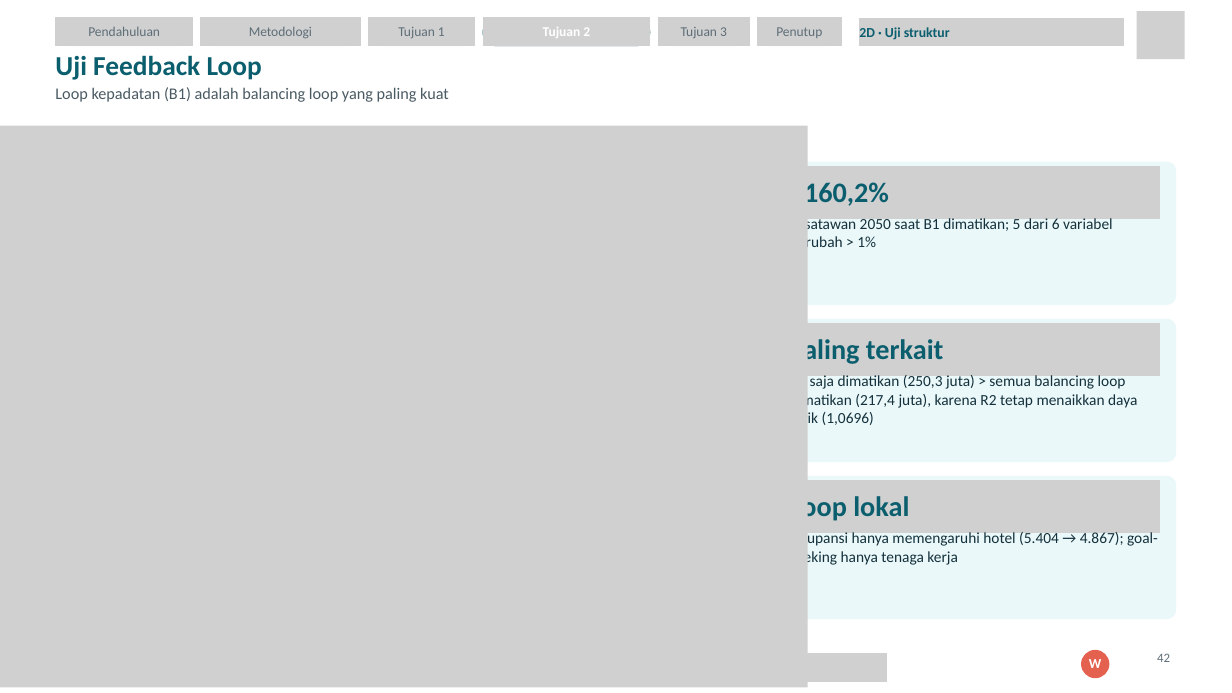
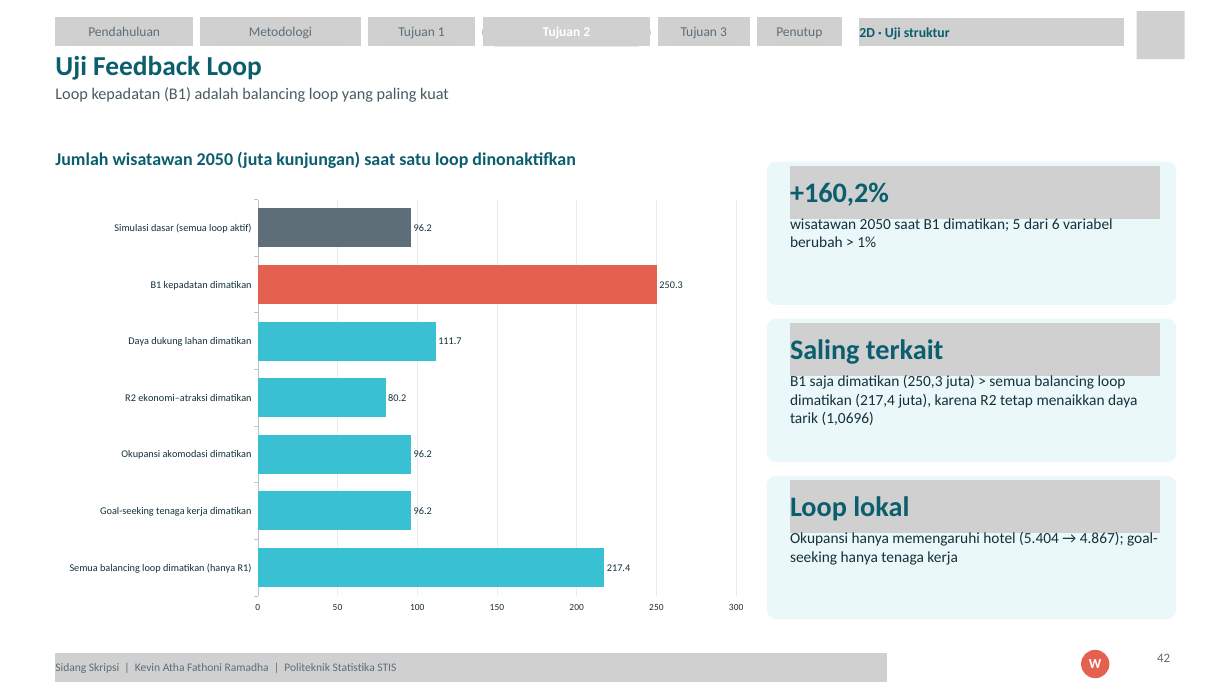
Before and after one commit to Kevinramadha/Skripsi, a slide deck: slide 42 of PPT Sidang - Lengkap (revisi dosen).pptx. Drawn at 1232x693 pixels with LibreOffice and Linux fonts; fonts in the diff are those of the drawing; grey boxes stand for pictures. Boxes give left, top, right and bottom in pixels: in the first picture for what was removed or moved away, otherwise in the second. Text is boxed around its words. In the diff, an @@ line names an element or a change of style, - is before the commit and + after.

```diff
--- a/PPT Sidang - Lengkap (revisi dosen).pptx
+++ b/PPT Sidang - Lengkap (revisi dosen).pptx
@@ picture removed at box(0, 126, 808, 687) @@
@@ text added at box(55, 152, 576, 168), 21 pt, text #0B5E6E, bold @@
+Jumlah wisatawan 2050 (juta kunjungan) saat satu loop dinonaktifkan
@@ bar chart added at box(55, 191, 758, 622) @@
+categories: Semua balancing loop dimatikan (hanya R1), Goal-seeking tenaga kerja dimatikan, Okupansi akomodasi dimatikan, R2 ekonomi–atraksi dimatikan, Daya dukung lahan dimatikan, B1 kepadatan dimatikan, Simulasi dasar (semua loop aktif)
+Series 1: 217.4, 96.2, 96.2, 80.2, 111.7, 250.3, 96.2
@@ text added at box(55, 663, 396, 673), 13.5 pt, text #5E6E78 @@
+Sidang Skripsi | Kevin Atha Fathoni Ramadha | Politeknik Statistika STIS
```
Also in this commit, not shown: 6 other slides changed, 2 other files.
